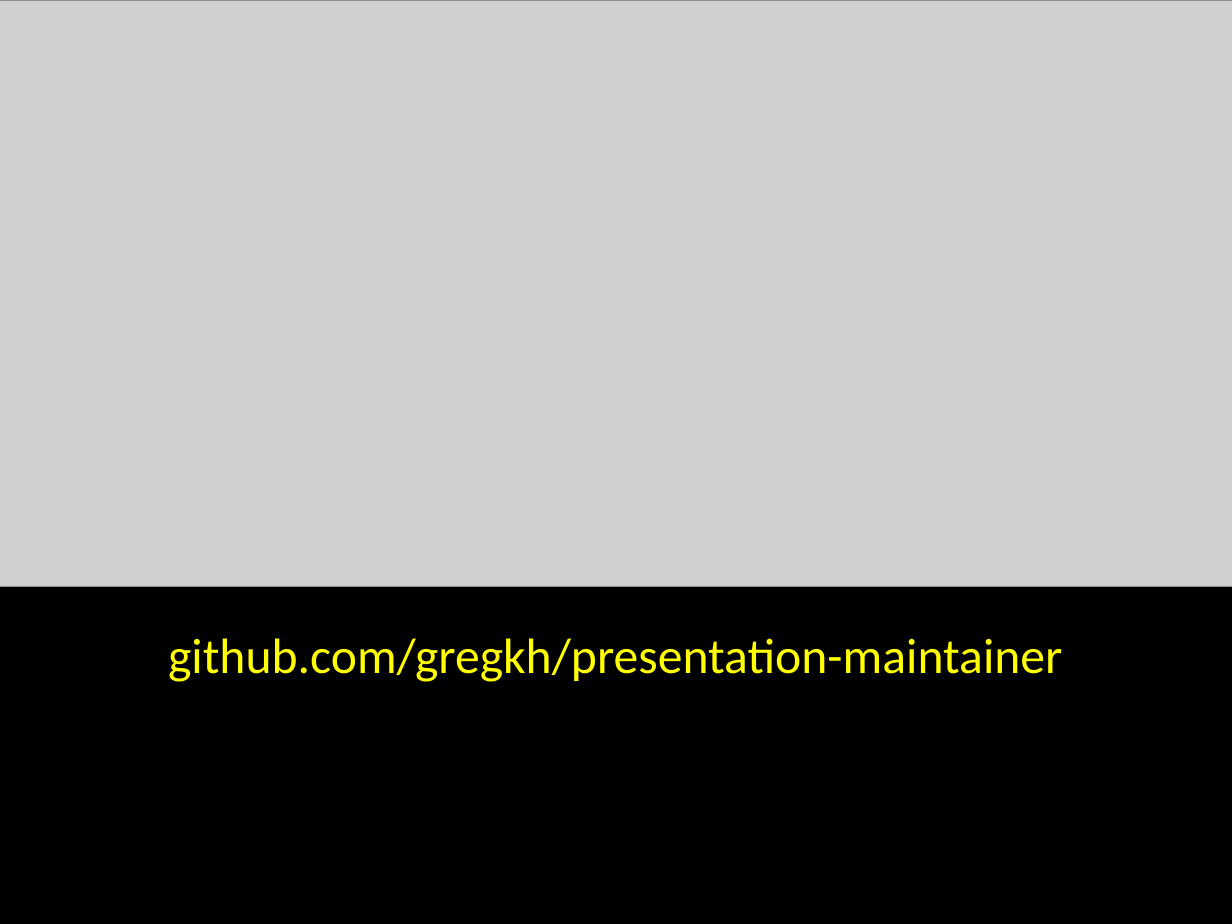
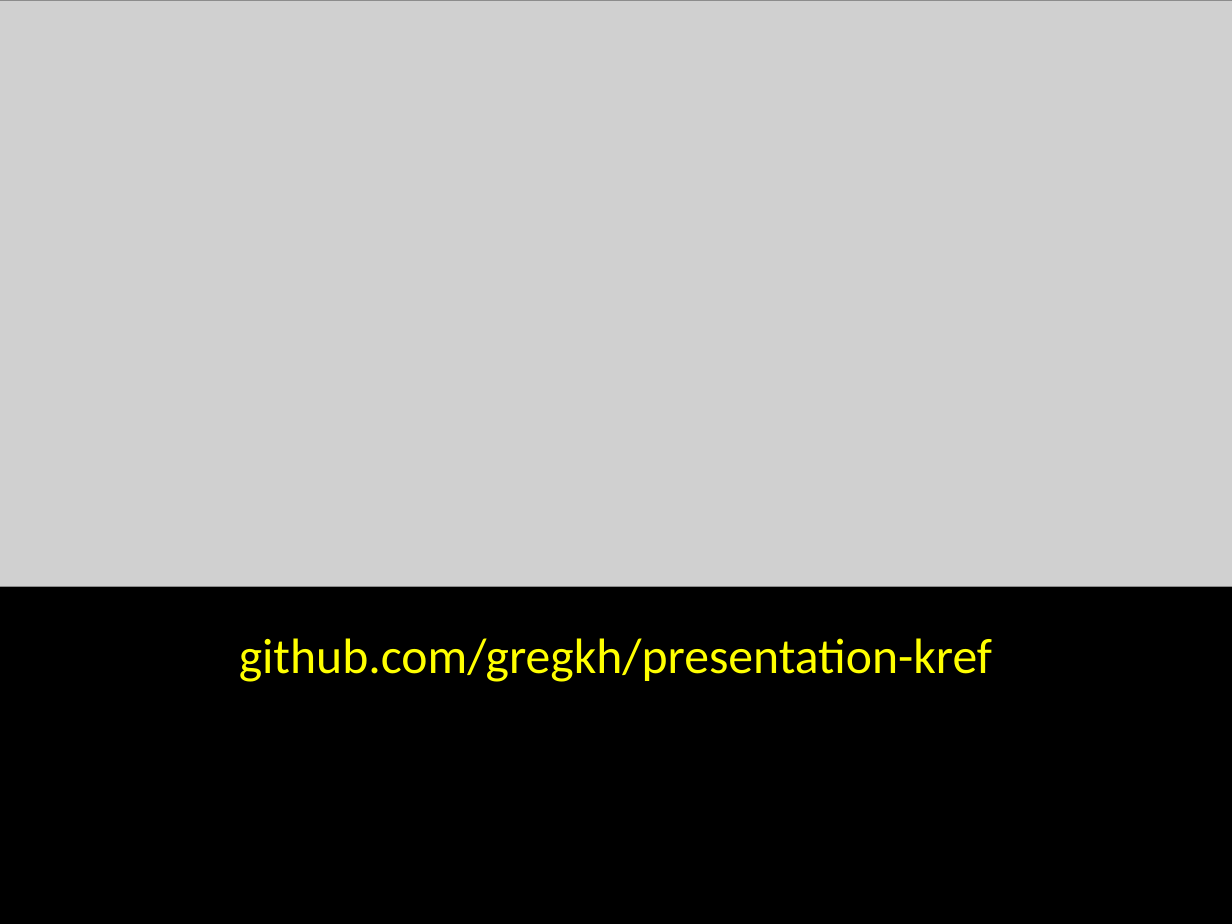
Before and after one commit to gregkh/presentation-kref, a slide deck: slide 6 of kref.odp. Drawn at 1232x924 pixels with LibreOffice and Linux fonts; fonts in the diff are those of the drawing; grey boxes stand for pictures. Boxes give left, top, right and bottom in pixels: in the first picture for what was removed or moved away, otherwise in the second. Text is boxed around its words. In the diff, an @@ line names an element or a change of style, - is before the commit and + after.

```diff
--- a/kref.odp
+++ b/kref.odp
@@ text at (239,638,992,682): text changed @@
-github.com/gregkh/presentation-maintainer
+github.com/gregkh/presentation-kref
```
Also in this commit, not shown: 1 other file.
